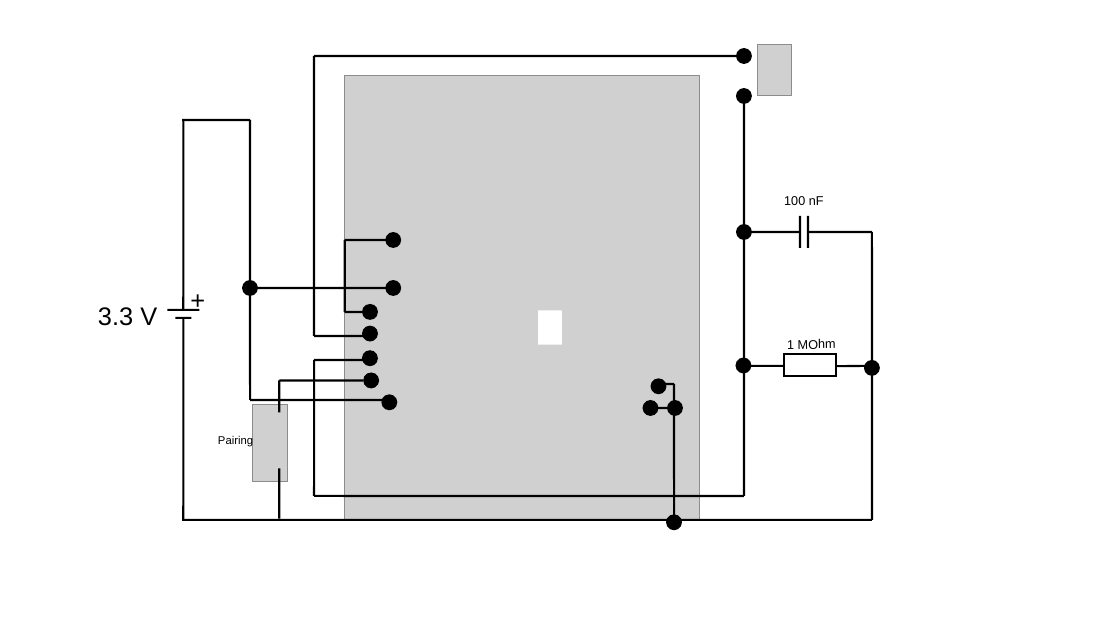
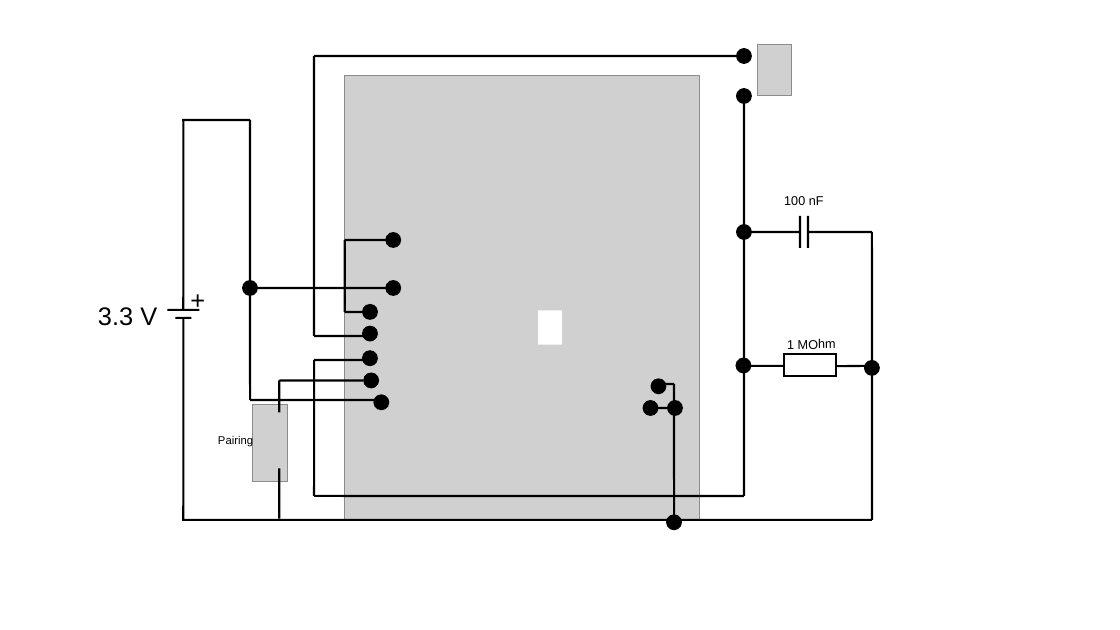
Before and after one commit to Noschvie/shrdzm, a slide deck: slide 14 of hardware/Wiring.odp. Drawn at 1120x630 pixels with LibreOffice and Linux fonts; fonts in the diff are those of the drawing; grey boxes stand for pictures. Boxes give left, top, right and bottom in pixels: in the first picture for what was removed or moved away, otherwise in the second. Text is boxed around its words. In the diff, an @@ line names an element or a change of style, - is before the commit and + after.

```diff
--- a/hardware/Wiring.odp
+++ b/hardware/Wiring.odp
@@ ellipse: place and size @@
-ellipse at [381, 394, 397, 411]
+ellipse at [374, 394, 390, 411]
```
Also in this commit, not shown: 4 other files.
